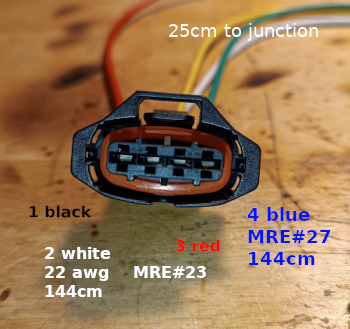
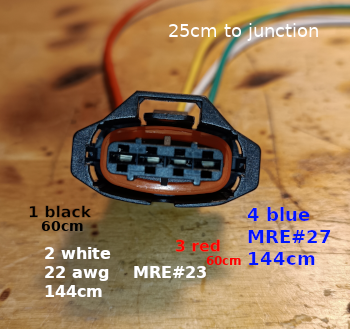
Layer changes from the first (350, 329) image to the second:
added layer "60cm #1" above "60cm" over [206,256,241,265]
added layer "60cm" above "25cm to junction" over [41,221,83,231]
